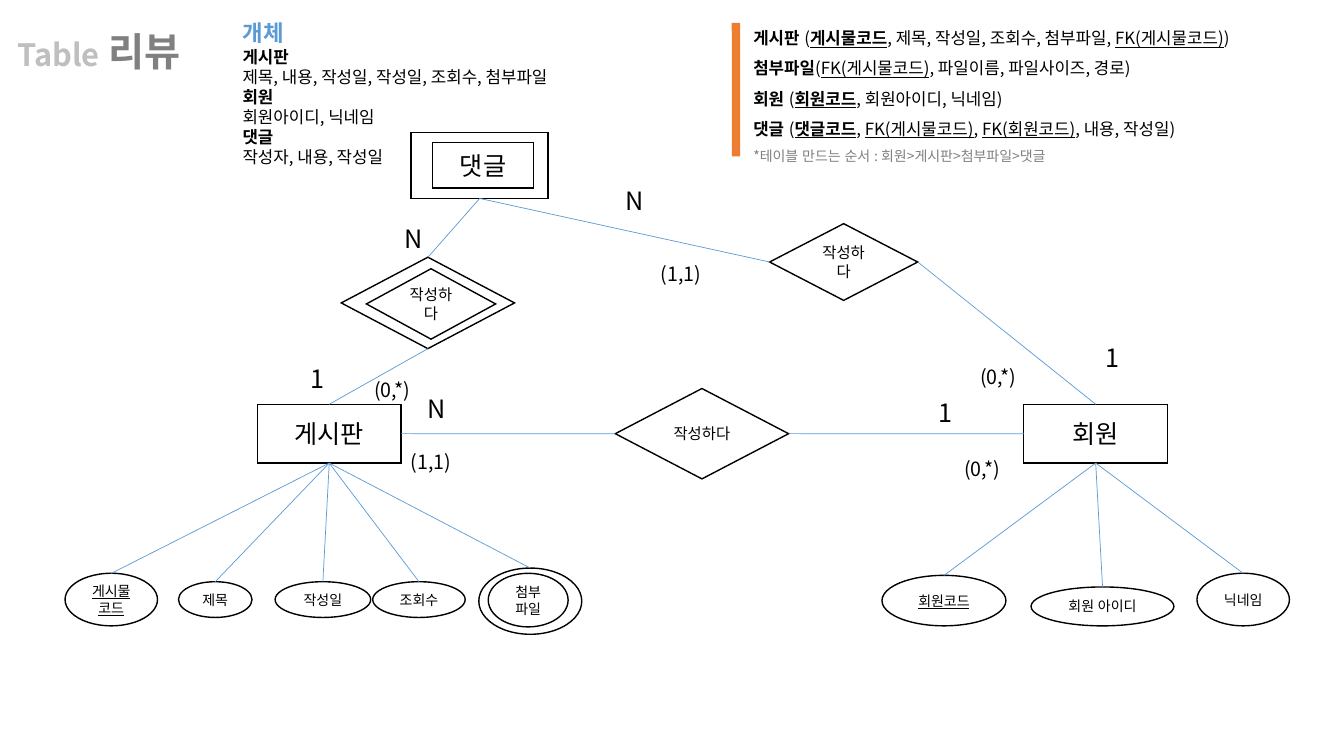
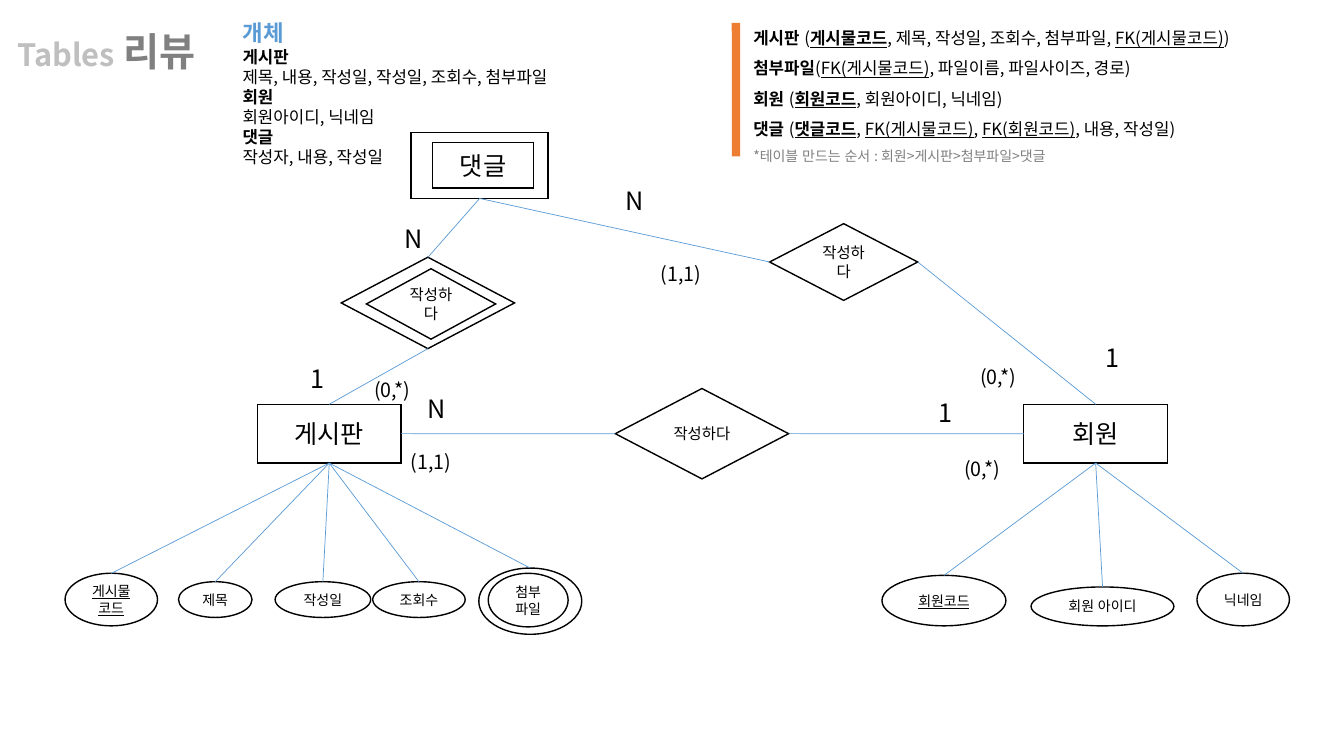
Before and after one commit to SunWater8/java-205, a slide deck: slide 2 of ERD/문서 06-17 145712 모델링 (영화, 리뷰).pptx. Drawn at 1344x756 pixels with LibreOffice and Linux fonts; fonts in the diff are those of the drawing. Boxes give left, top, right and bottom in pixels: in the first picture for what was removed or moved away, otherwise in the second. Text is boxed around its words. In the diff, an @@ line names an element or a change of style, - is before the commit and + after.

```diff
--- a/ERD/문서 06-17 145712 모델링 (영화, 리뷰).pptx
+++ b/ERD/문서 06-17 145712 모델링 (영화, 리뷰).pptx
@@ text at (17, 33, 196, 70): text changed @@
-Table 리뷰
+Tables 리뷰
```
Also in this commit, not shown: 1 other slide changed, 6 other files.
